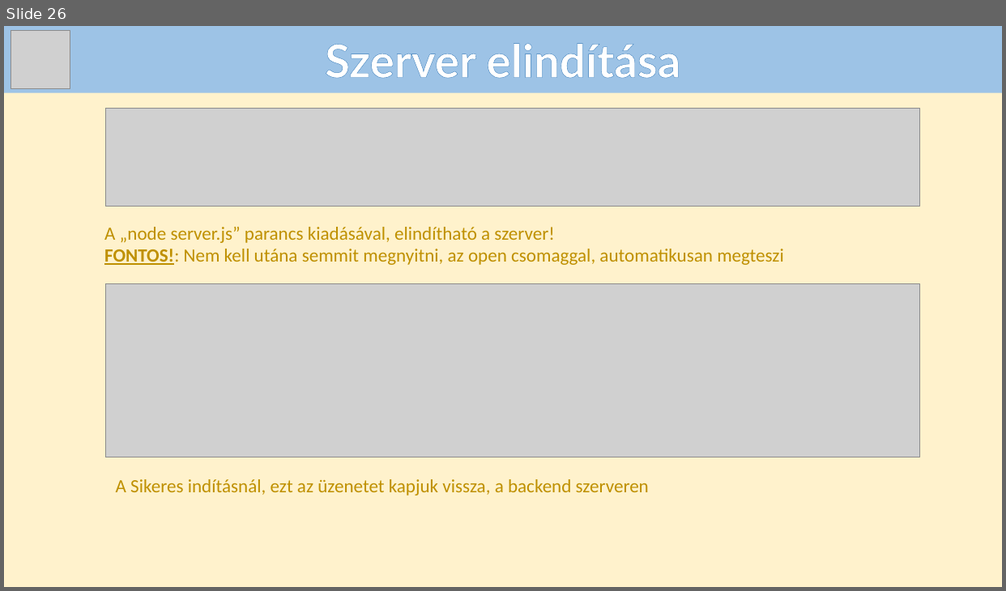
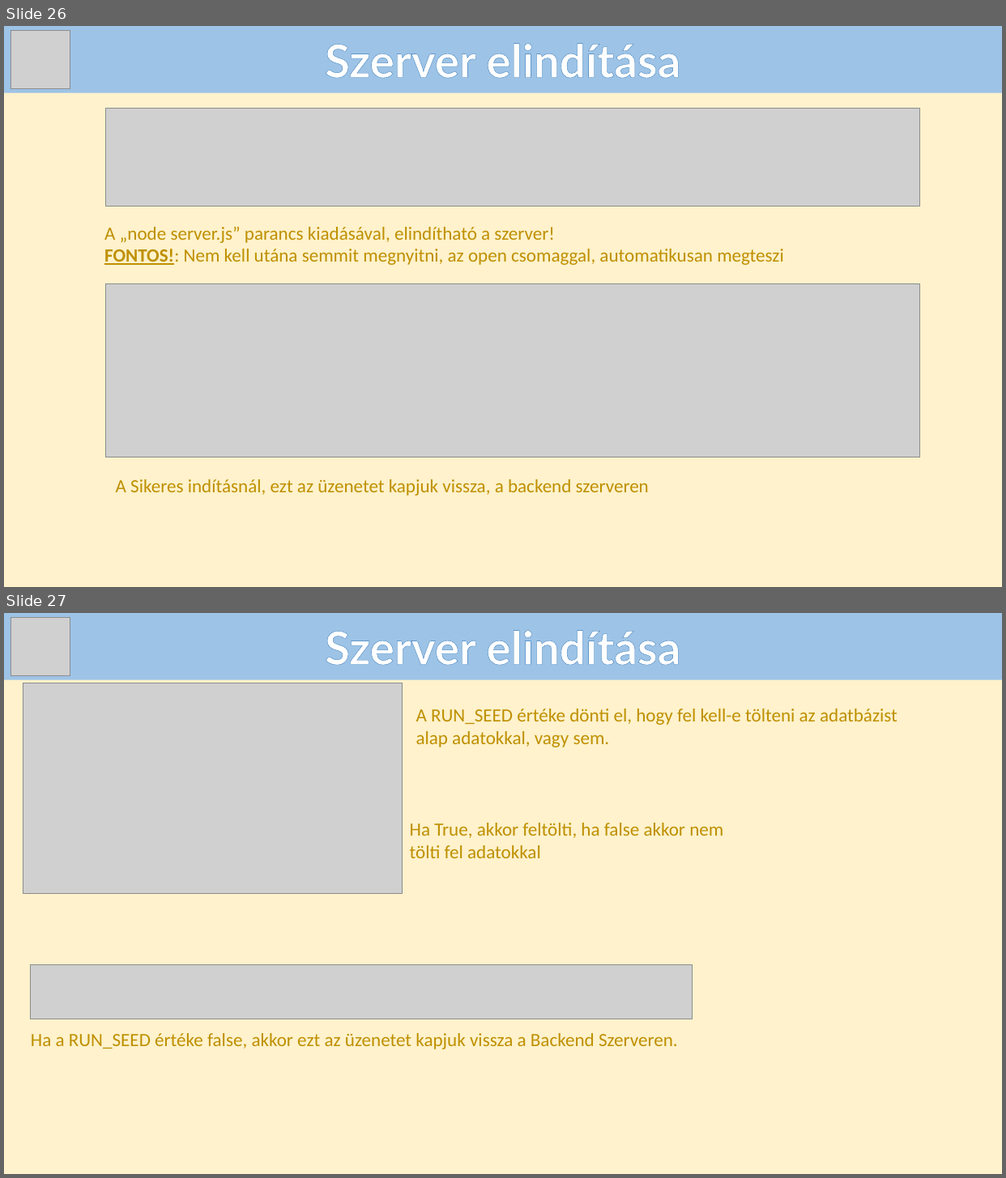
Before and after one commit to Andras-12c/Dozsa-Csarda, a slide deck: DózsaCsárda_PA_FB_PG.pptx. Shown one above the other, each under a label of ours: slide 26 before the commit, slides 26 and 27 after it. The pictures are 1006x591 and 1006x1178 pixels, drawn with LibreOffice and Linux fonts; fonts in the diff are those of the drawing; grey boxes stand for pictures. Boxes give left, top, right and bottom in pixels: in the first picture for what was removed or moved away, otherwise in the second. Text is boxed around its words. In the diff, an @@ line names an element or a change of style, - is before the commit and + after.

Commit message:
Összefésülés + 1 dia

```diff
--- a/DózsaCsárda_PA_FB_PG.pptx
+++ b/DózsaCsárda_PA_FB_PG.pptx
@@ slide 27 added at (4, 613, 1002, 1174), background #FFF2CC @@
@@ rectangle added at (4, 613, 1002, 680), fill #9DC3E6 @@
@@ picture added at (11, 618, 70, 675) @@
@@ text added at (325, 630, 681, 665), 44 pt, text #FFFFFF, bold @@
+Szerver elindítása
@@ picture added at (23, 683, 403, 894) @@
@@ text added at (416, 709, 897, 747), 18 pt, text #BF9000 @@
+A RUN_SEED értéke dönti el, hogy fel kell-e tölteni az adatbázist alap adatokkal, vagy sem.
@@ text added at (410, 823, 723, 858), 18 pt, text #BF9000 @@
+Ha True, akkor feltölti, ha false akkor nem tölti fel adatokkal
@@ picture added at (30, 965, 692, 1020) @@
@@ text added at (31, 1033, 678, 1050), 18 pt, text #BF9000 @@
+Ha a RUN_SEED értéke false, akkor ezt az üzenetet kapjuk vissza a Backend Szerveren.
```
